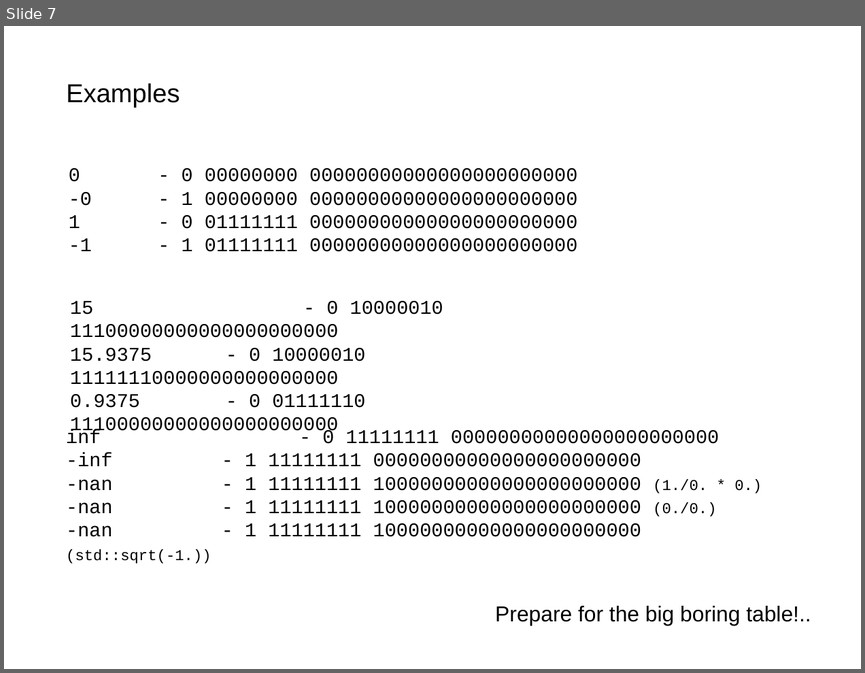
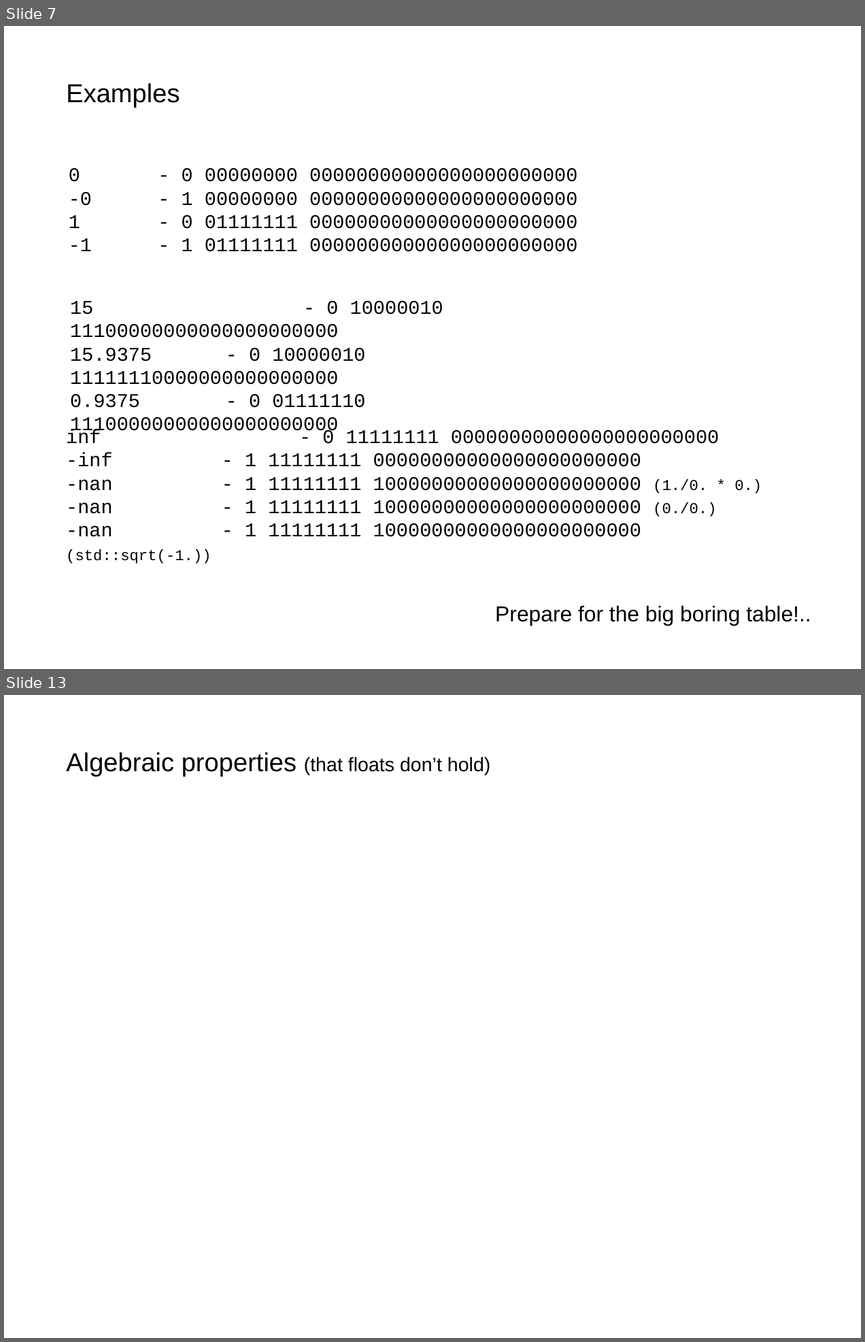
Before and after one commit to akalenuk/floating-point-experiments, a slide deck: floating.odp. Shown one above the other, each under a label of ours: slide 7 before the commit, slides 7 and 13 after it; the slides between them are not shown. The pictures are 865x673 and 865x1342 pixels, drawn with LibreOffice and Linux fonts; fonts in the diff are those of the drawing. Boxes give left, top, right and bottom in pixels: in the first picture for what was removed or moved away, otherwise in the second. Text is boxed around its words. In the diff, an @@ line names an element or a change of style, - is before the commit and + after.

```diff
--- a/floating.odp
+++ b/floating.odp
@@ slide 13 added at [4,695,861,1338], background #FFFFFF @@
@@ text added at [66,752,491,777], 18 pt, text #000000 @@
+Algebraic properties (that floats don’t hold)
```
Also in this commit, not shown: 3 slides changed, 3 other slides added, 1 slide removed, 3 other files.
